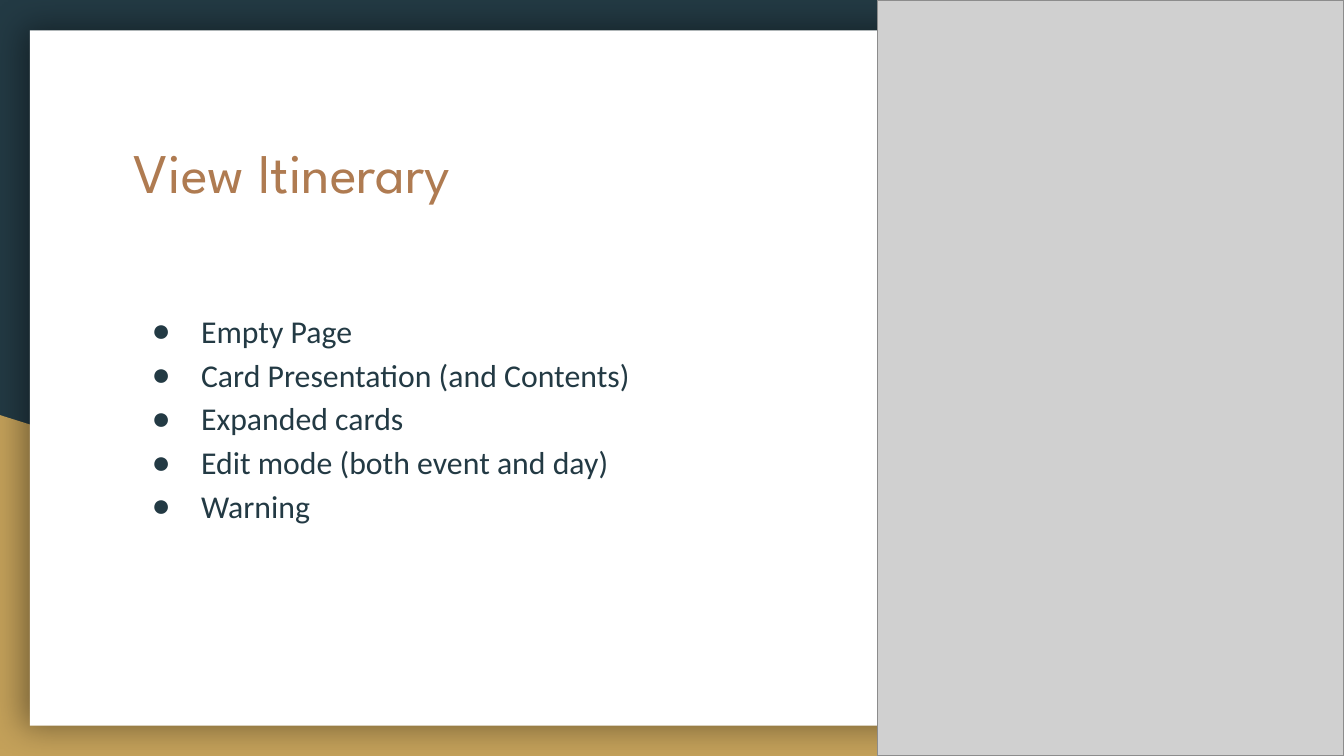
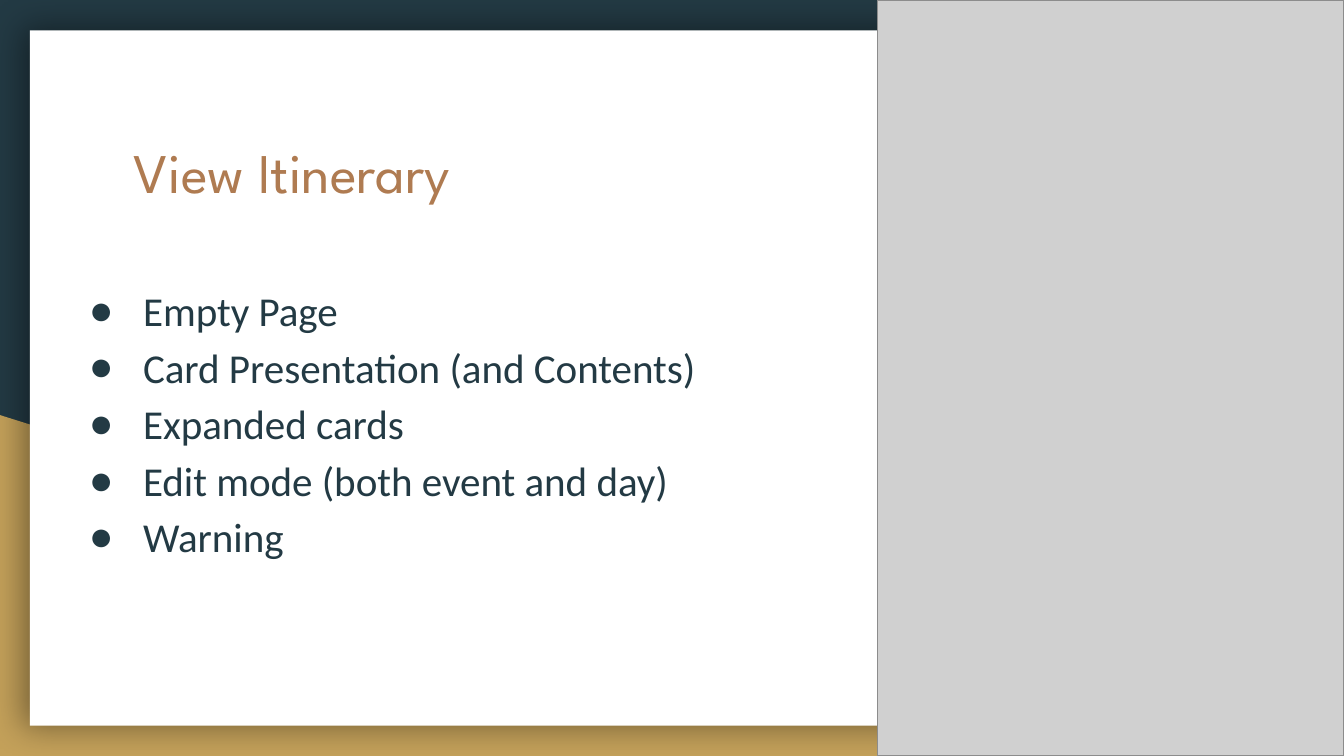
Before and after one commit to DustinWZook/Atlas-Itinerary, a slide deck: slide 7 of Documents/Project Design/Project Design.pptx. Drawn at 1344x756 pixels with LibreOffice and Linux fonts; fonts in the diff are those of the drawing; grey boxes stand for pictures. Boxes give left, top, right and bottom in pixels: in the first picture for what was removed or moved away, otherwise in the second. Text is boxed around its words. In the diff, an @@ line names an element or a change of style, - is before the commit and + after.

```diff
--- a/Documents/Project Design/Project Design.pptx
+++ b/Documents/Project Design/Project Design.pptx
@@ text "Empty Page" moved from (x1=201, y1=322, x2=629, y2=524) to (x1=143, y1=299, x2=696, y2=559) @@
@@ text "Empty Page" at (x1=143, y1=299, x2=696, y2=559): size 17 to 22 pt; indent changed @@
```
Also in this commit, not shown: 5 other slides changed, 2 slides added.
